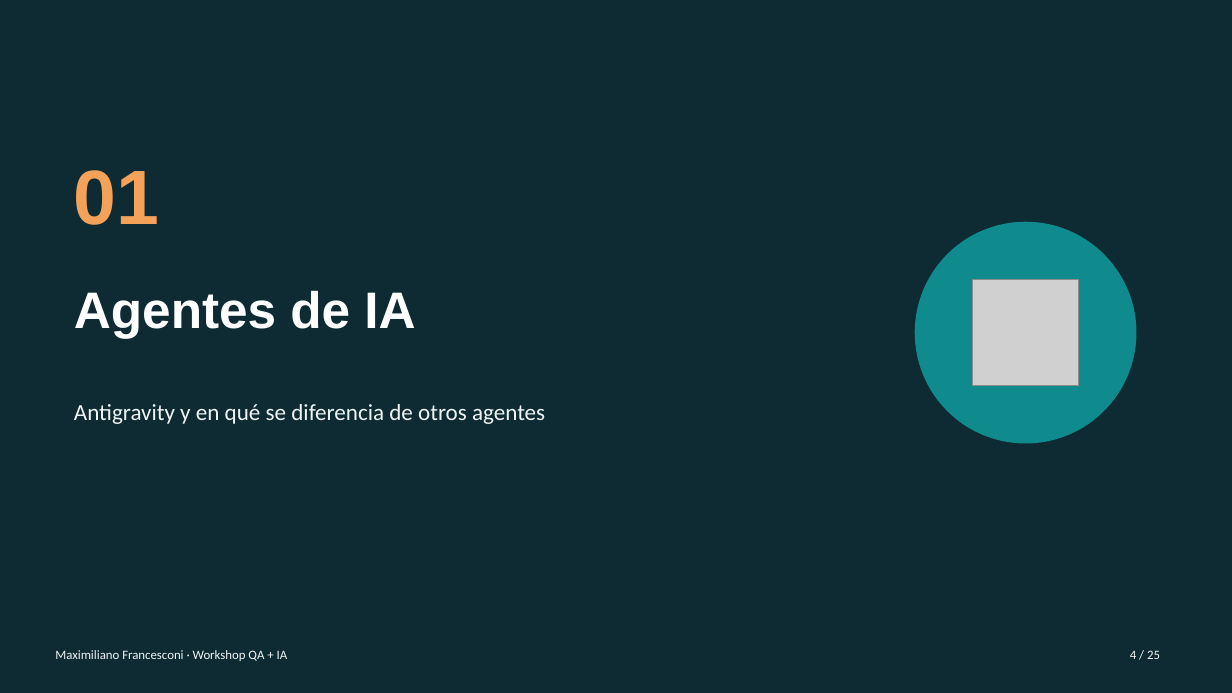
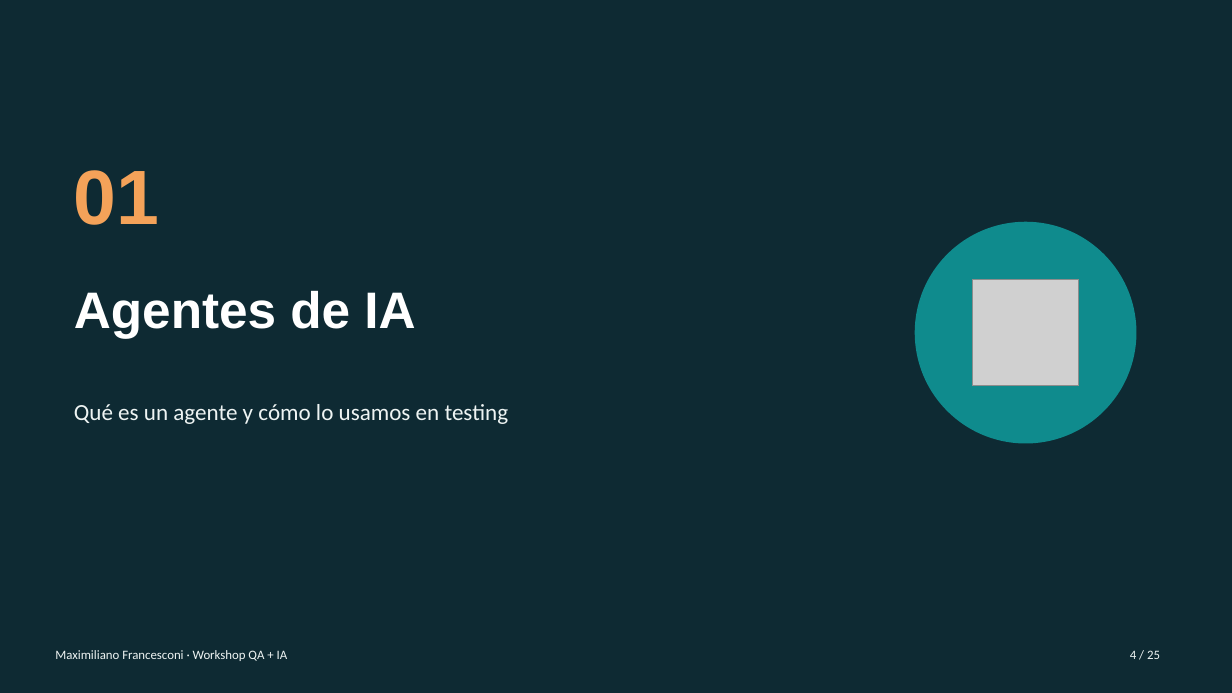
Before and after one commit to maximilianofni/qa-ai-workshop, a slide deck: slide 4 of docs/Workshop-QA-IA.pptx. Drawn at 1232x693 pixels with LibreOffice and Linux fonts; fonts in the diff are those of the drawing; grey boxes stand for pictures. Boxes give left, top, right and bottom in pixels: in the first picture for what was removed or moved away, otherwise in the second. Text is boxed around its words. In the diff, an @@ line names an element or a change of style, - is before the commit and + after.

```diff
--- a/docs/Workshop-QA-IA.pptx
+++ b/docs/Workshop-QA-IA.pptx
@@ text at [74,404,509,424]: text changed @@
-Antigravity y en qué se diferencia de otros agentes
+Qué es un agente y cómo lo usamos en testing
```
Also in this commit, not shown: 5 other slides changed, 3 slides added, 3 slides removed, 3 other files.
